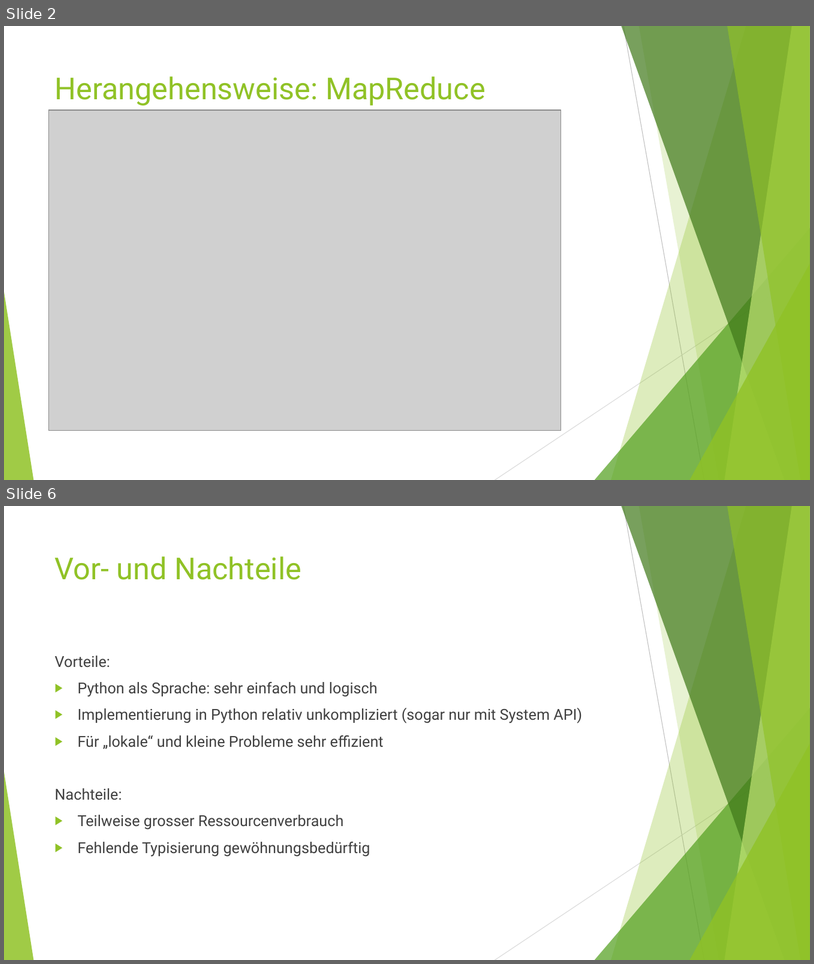
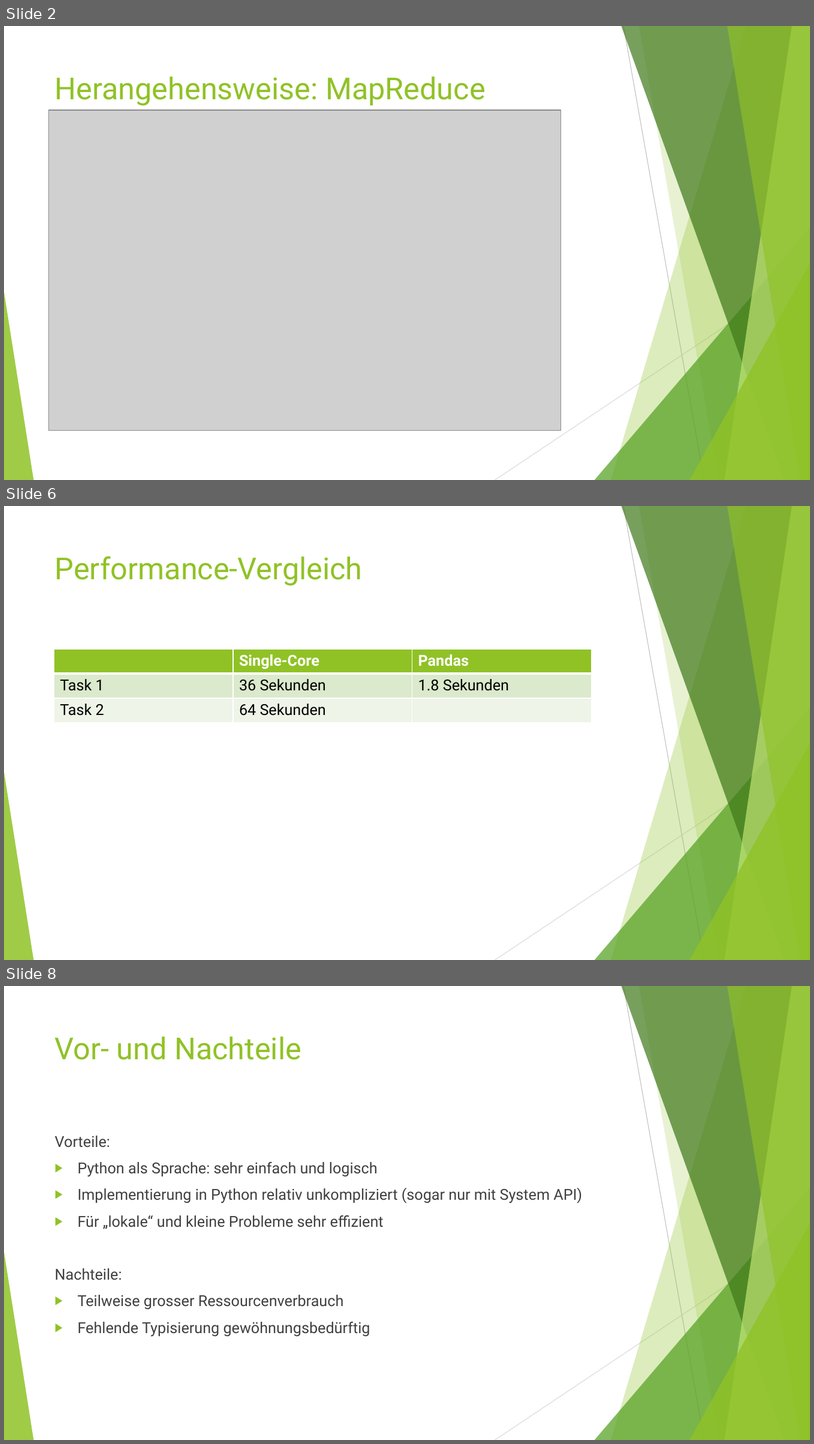
Before and after one commit to MarwinPhilips/ADMPython, a slide deck: 20170613 MapReduce Python.pptx. Shown one above the other, each under a label of ours: slides 2 and 6 before the commit, slides 2, 6 and 8 after it; the slides between them are not shown. The pictures are 814x964 and 814x1444 pixels, drawn with LibreOffice and Linux fonts; fonts in the diff are those of the drawing; grey boxes stand for pictures. Boxes give left, top, right and bottom in pixels: in the first picture for what was removed or moved away, otherwise in the second. Text is boxed around its words. In the diff, an @@ line names an element or a change of style, - is before the commit and + after.

Commit message:
Präsentation überarbeitet, Messung für Single-Core optimiert

```diff
--- a/20170613 MapReduce Python.pptx
+++ b/20170613 MapReduce Python.pptx
@@ slide 6 added at box(4, 506, 810, 960), background #FFFFFF; not listed: 10 template elements that a slide beside it also shows @@
@@ title added at box(55, 556, 363, 586), 36 pt, text #90C226 @@
+Performance-Vergleich
@@ table added at box(54, 649, 591, 723), 3 rows, 3 columns @@
+ | Single-Core | Pandas
+Task 1 | 36 Sekunden | 1.8 Sekunden
+Task 2 | 64 Sekunden | 
@@ what was slide 6 is now slide 8 @@
```
Also in this commit, not shown: 2 slides changed, 2 other slides added, 1 slide removed, 3 other files.
